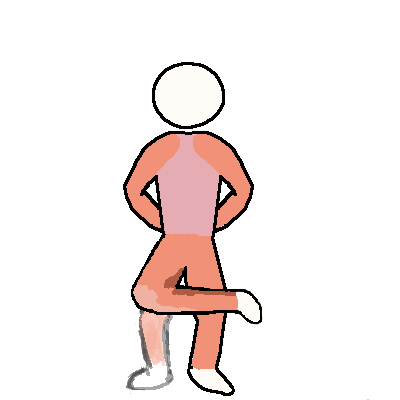
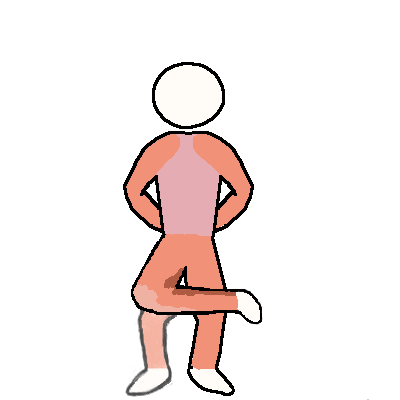
Layered file, before and after one edit (400x400). Changes by layer:
painted on "ghostleg" over [122, 310, 193, 397]
